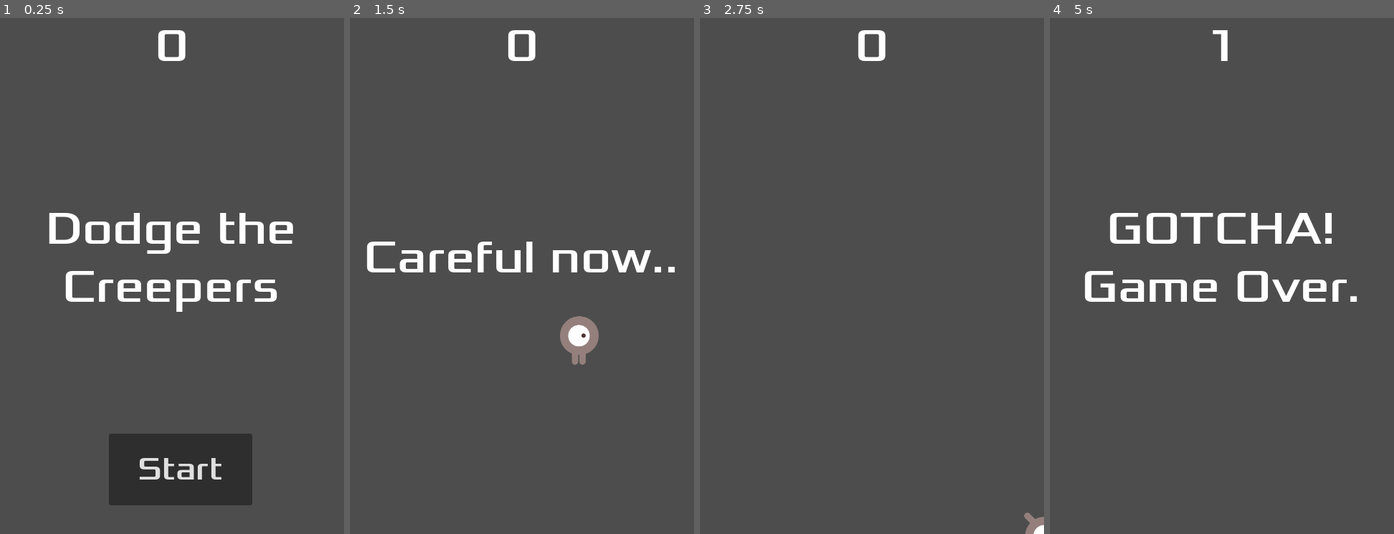
Above: before the commit, frames 1-4 (left to right).
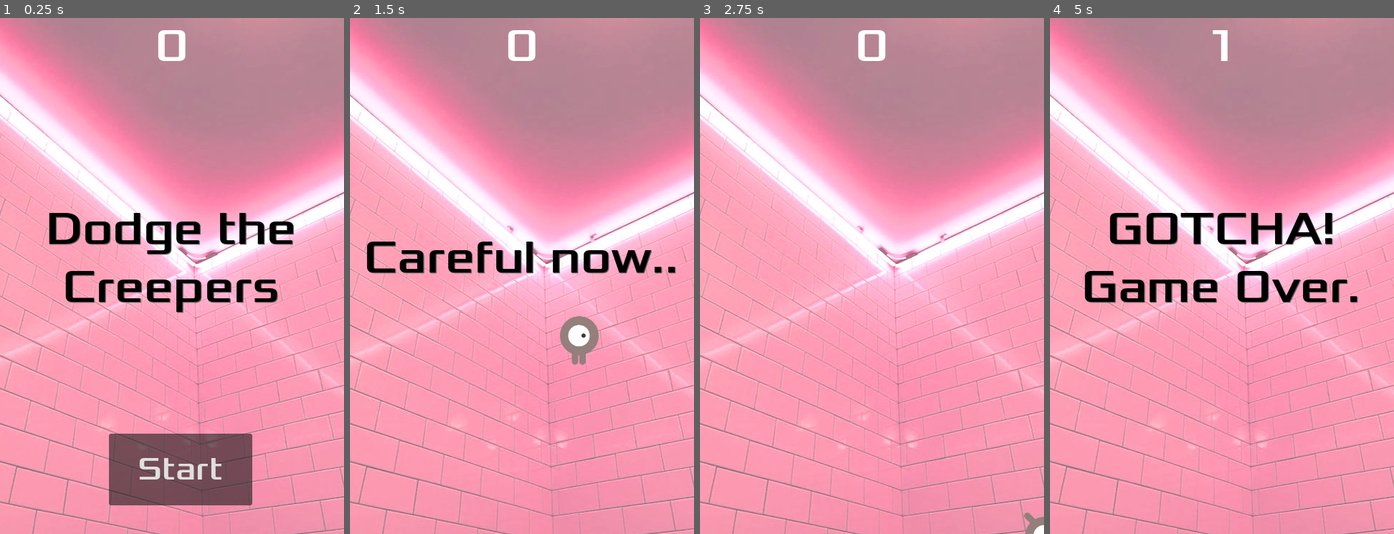
Above: after the commit, the same moments.

Repository: abhishekkr/godot-creeper-dodger
Game: Godot game, scene res://scenes/main.tscn
Two runs of this game, one before a commit and one after it. Both use one fixed random seed, a clock stepped at 60 frames per second and the inputs below.
Inputs:
- Up to frame 1 (0.25 s): no input
- Up to frame 2 (1.5 s): click "Start" at 0.5 s; tap Enter at 1.25 s; hold Right (move_right) from 1.28 s (still down)
- Up to frame 3 (2.75 s): release Right (move_right) at 2.03 s; hold Down (move_down) from 2.03 s (still down)
- Up to frame 4 (5 s): release Down (move_down) at 2.78 s; hold Right (move_right) 2.78-3.53 s; hold Up (move_up) 3.53-4.28 s; hold Left (move_left) from 4.28 s (still down)

The runs differ from the first frame. In frame 1, 99% of the frame differs, in the area x 0-100%, y 0-100%; in frame 2, 99%; in frame 3, 100%; in frame 4, 100%.

Commit message:
add background texture
Signed-off-by: AbhishekKr <abhikumar163@gmail.com>

Diff:
--- a/scenes/hud.tscn
+++ b/scenes/hud.tscn
@@ -20,6 +20,9 @@
 offset_top = 233.0
 offset_right = 479.0
 offset_bottom = 436.0
+theme_override_colors/font_color = Color(0, 0, 0, 1)
+theme_override_colors/font_shadow_color = Color(0.347817, 0.347817, 0.347817, 1)
+theme_override_colors/font_outline_color = Color(0.678944, 0.678944, 0.678944, 1)
 theme_override_fonts/font = ExtResource("1_duhro")
 theme_override_font_sizes/font_size = 64
 text = "Dodge the Creepers"
--- a/scenes/main.tscn
+++ b/scenes/main.tscn
@@ -1,9 +1,10 @@
-[gd_scene load_steps=6 format=3 uid="uid://dooig3oq1s885"]
+[gd_scene load_steps=7 format=3 uid="uid://dooig3oq1s885"]
 
 [ext_resource type="PackedScene" uid="uid://c3ievdorf0u2m" path="res://scenes/player.tscn" id="1_iso7e"]
 [ext_resource type="Script" path="res://scripts/main.gd" id="1_yravt"]
 [ext_resource type="PackedScene" uid="uid://ml5ycf5hpthy" path="res://scenes/mob.tscn" id="2_wvbm4"]
 [ext_resource type="PackedScene" uid="uid://l2wx3ihygopf" path="res://scenes/hud.tscn" id="4_bi1li"]
+[ext_resource type="Texture2D" uid="uid://xcqu333txumu" path="res://art/pexels-photo-963436.jpeg" id="5_4r55v"]
 
 [sub_resource type="Curve2D" id="Curve2D_kp1r4"]
 _data = {
@@ -38,6 +39,14 @@
 
 [node name="HUD" parent="." instance=ExtResource("4_bi1li")]
 
+[node name="TextureRect" type="TextureRect" parent="."]
+z_index = -10
+offset_right = 480.0
+offset_bottom = 720.0
+texture = ExtResource("5_4r55v")
+expand_mode = 5
+stretch_mode = 3
+
 [connection signal="hit" from="Player" to="." method="game_over"]
 [connection signal="timeout" from="MobTimer" to="." method="_on_mob_timer_timeout"]
 [connection signal="timeout" from="StartTimer" to="." method="_on_start_timer_timeout"]
Binary file added: art/pexels-photo-963436.jpeg
